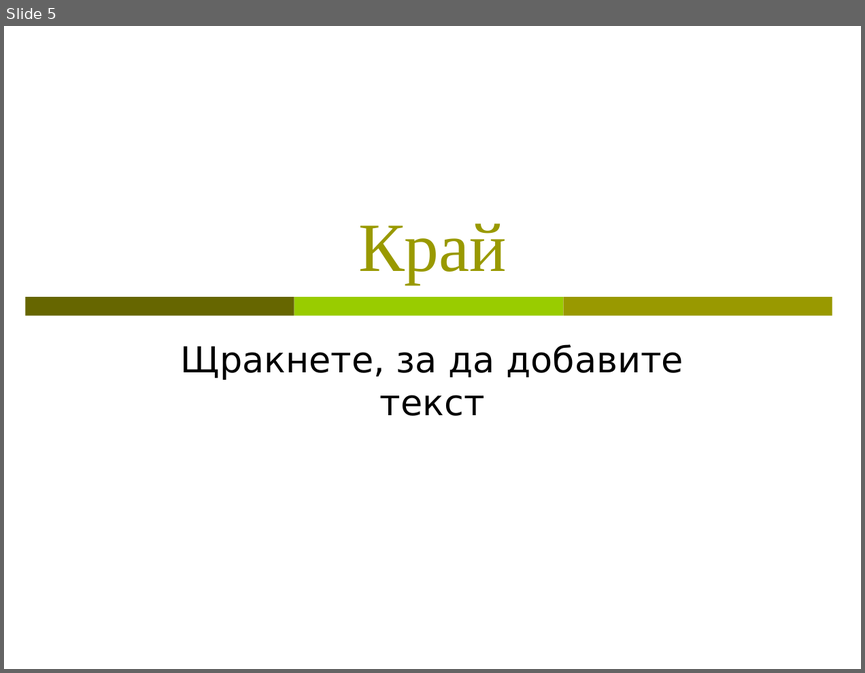
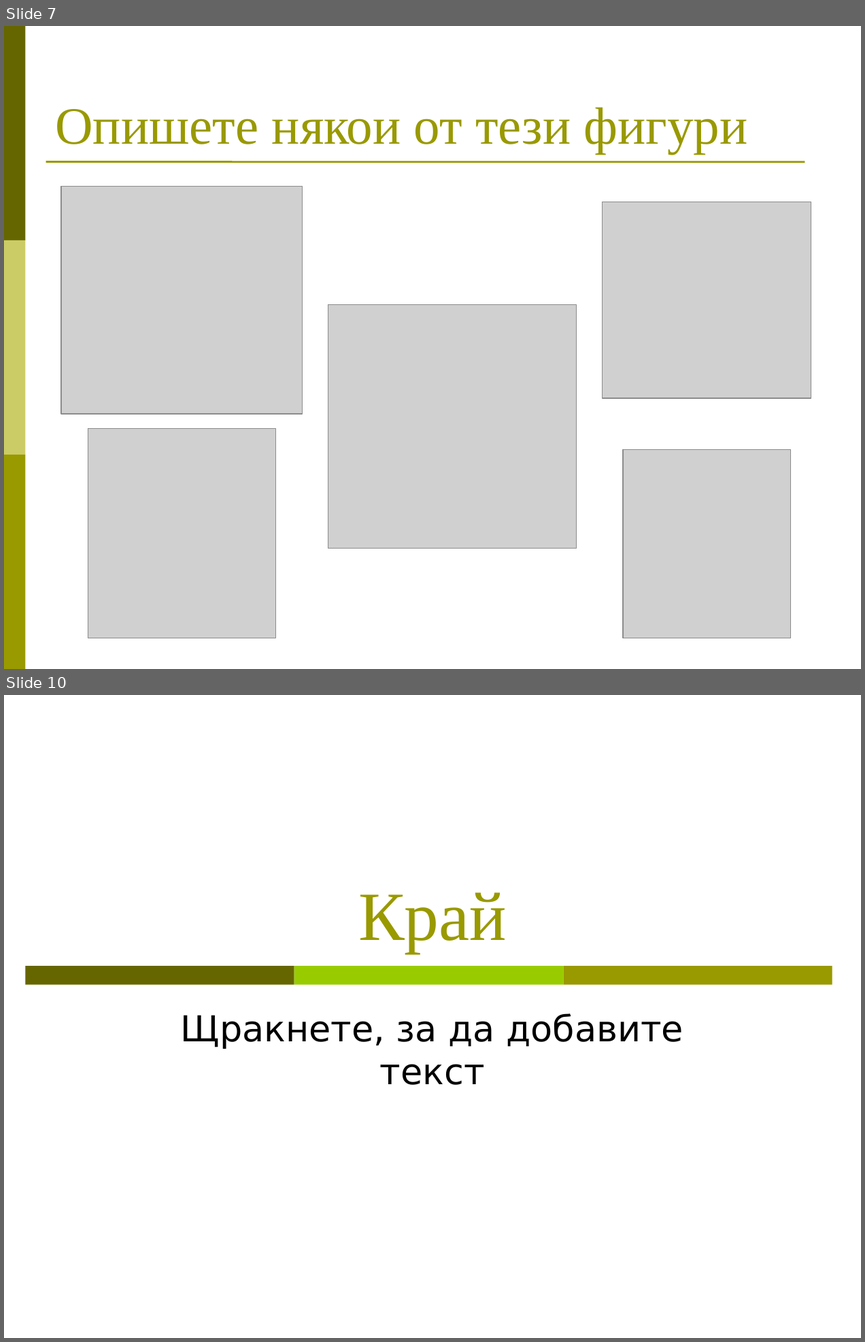
Before and after one commit to BG-IT-Edu/Free-Content, a slide deck: dmanolov/Информатика 8 клас (JavaScript)/03.Алгоритми/03.05.Команда за извикване на подалгоритъм (упражнение).ppt. Shown one above the other, each under a label of ours: slide 5 before the commit, slides 7 and 10 after it; the slides between them are not shown. The pictures are 865x673 and 865x1342 pixels, drawn with LibreOffice and Linux fonts; fonts in the diff are those of the drawing; grey boxes stand for pictures. Boxes give left, top, right and bottom in pixels: in the first picture for what was removed or moved away, otherwise in the second. Text is boxed around its words. In the diff, an @@ line names an element or a change of style, - is before the commit and + after.

```diff
--- a/dmanolov/Информатика 8 клас (JavaScript)/03.Алгоритми/03.05.Команда за извикване на подалгоритъм (упражнение).ppt
+++ b/dmanolov/Информатика 8 клас (JavaScript)/03.Алгоритми/03.05.Команда за извикване на подалгоритъм (упражнение).ppt
@@ slide 7 added at (4,26,861,669), background #FFFFFF @@
@@ rectangle added at (4,26,26,240), fill #666600 @@
@@ title added at (55,107,748,154), 44 pt, text #999900 @@
+Опишете някои от тези фигури
@@ line added from (47, 161) to (804, 162), #999900 1.5 pt @@
@@ picture added at (61,186,302,414) @@
@@ picture added at (602,201,811,398) @@
@@ rectangle added at (4,240,26,454), fill #CCCC66 @@
@@ picture added at (328,305,577,548) @@
@@ picture added at (88,428,275,638) @@
@@ picture added at (623,449,791,638) @@
@@ rectangle added at (4,454,26,669), fill #999900 @@
@@ what was slide 5 is now slide 10 @@
```
Also in this commit, not shown: 3 slides changed, 4 other slides added, 13 other files.
